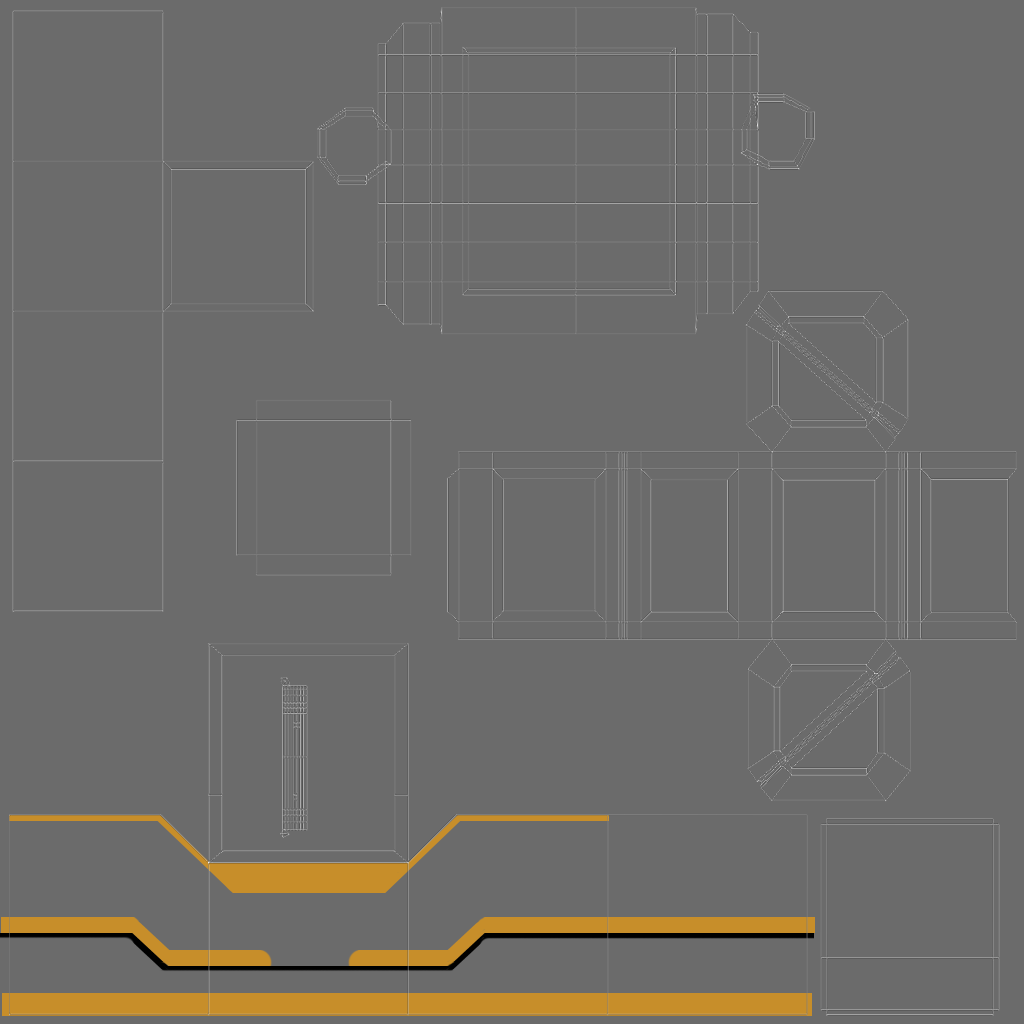
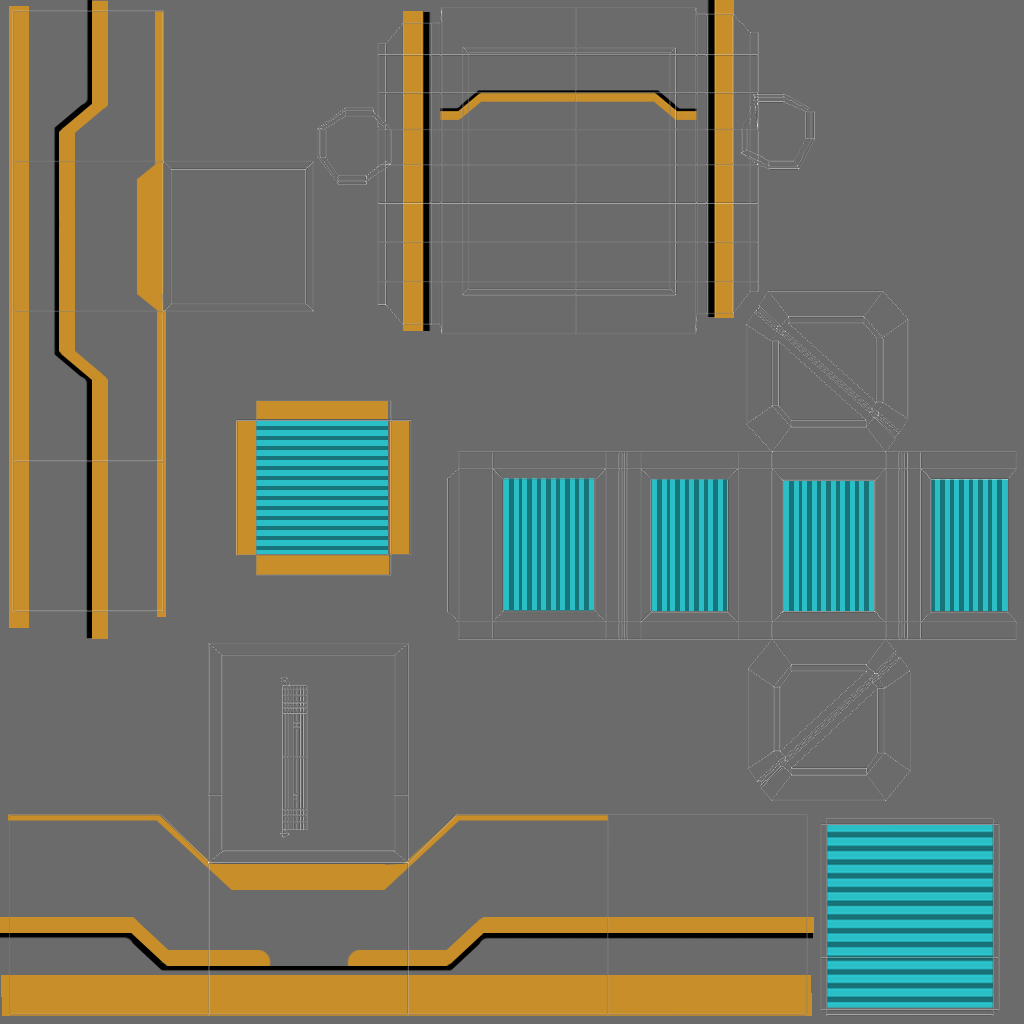
Layered file, before and after one edit (1024 × 1024). Changes by layer:
added layer "Layer 11 copy 4" above "Layer 9" over [504, 478, 1007, 611]
added layer "Layer 9" above "Layer 3" over [503, 478, 1007, 611]
added layer "Layer 3" above "Layer 4" over [827, 825, 993, 1009]
added layer "Layer 4" above "Layer 6" over [136, 11, 166, 617]
added layer "Layer 6" above "Rectangle 1" over [440, 90, 697, 120]
hid "Rectangle 1", moved it above "Layer 8", painted on it over [2, 62, 814, 993]
added layer "Layer 8" above "Layer 7" over [707, 0, 734, 318]
added layer "Layer 7" above "Layer 2" over [403, 11, 431, 331]
renamed "Rectangle 3 copy 2" to "Layer 2", painted on it over [0, 0, 814, 997]
removed layer "Rectangle 2" over [209, 862, 413, 893]
removed layer "Layer 1" over [0, 0, 1001, 993]
removed layer "Layer 1 copy 11" over [124, 917, 815, 966]
removed layer "Layer 1 copy 2" over [124, 933, 814, 971]
